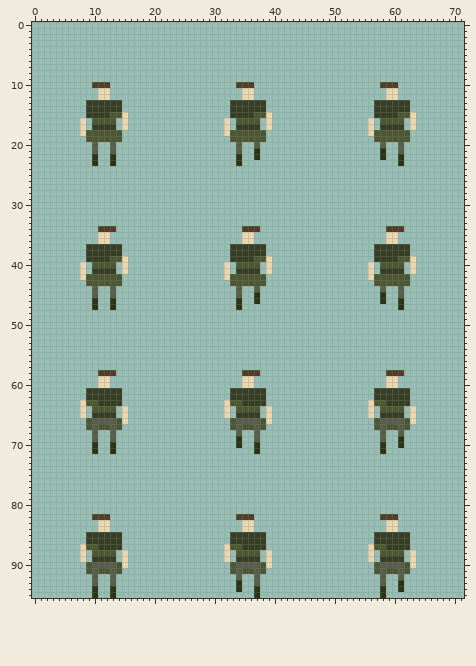
Sprite sheet: img/humans/scott.png. That is the earlier state.
The file is 72x96 pixels.
After:
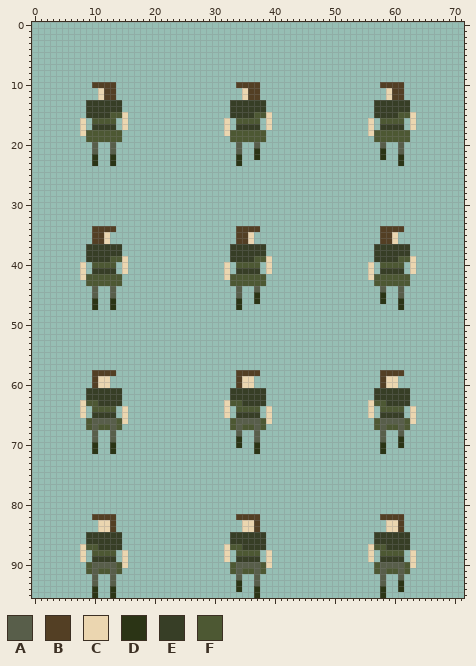
Palette (. is transparent): A #585e4a  B #533f24  C #ebd6b0  D #2b3415  E #373e26  F #4d5833
Changes in this commit:
@@ x 0..71 @@
  9 ........................................................................
-10 ..........BBB.....................BBB.....................BBB...........
-11 ...........CC......................CC......................CC...........
-12 ...........CC......................CC......................CC...........
+10 ..........BBBB....................BBBB....................BBBB..........
+11 ...........CBB.....................CBB.....................CBB..........
+12 ...........CBB.....................CBB.....................CBB..........
 13 .........EEEEEE..................EEEEEE..................EEEEEE.........
@@ x 0..71 @@
 33 ........................................................................
-34 ...........BBB.....................BBB.....................BBB..........
-35 ...........CC......................CC......................CC...........
-36 ...........CC......................CC......................CC...........
+34 ..........BBBB....................BBBB....................BBBB..........
+35 ..........BBC.....................BBC.....................BBC...........
+36 ..........BBC.....................BBC.....................BBC...........
 37 .........EEEEEE..................EEEEEE..................EEEEEE.........
@@ x 0..71 @@
 57 ........................................................................
-58 ...........BBB.....................BBB.....................BBB..........
-59 ...........CC......................CC......................CC...........
-60 ...........CC......................CC......................CC...........
+58 ..........BBBB....................BBBB....................BBBB..........
+59 ..........BCC.....................BCC.....................BCC...........
+60 ..........BCC.....................BCC.....................BCC...........
 61 .........EEEEEE..................EEEEEE..................EEEEEE.........
@@ x 0..71 @@
 81 ........................................................................
-82 ..........BBB.....................BBB.....................BBB...........
-83 ...........CC......................CC......................CC...........
-84 ...........CC......................CC......................CC...........
+82 ..........BBBB....................BBBB....................BBBB..........
+83 ...........CCB.....................CCB.....................CCB..........
+84 ...........CCB.....................CCB.....................CCB..........
 85 .........EEEEEE..................EEEEEE..................EEEEEE.........
